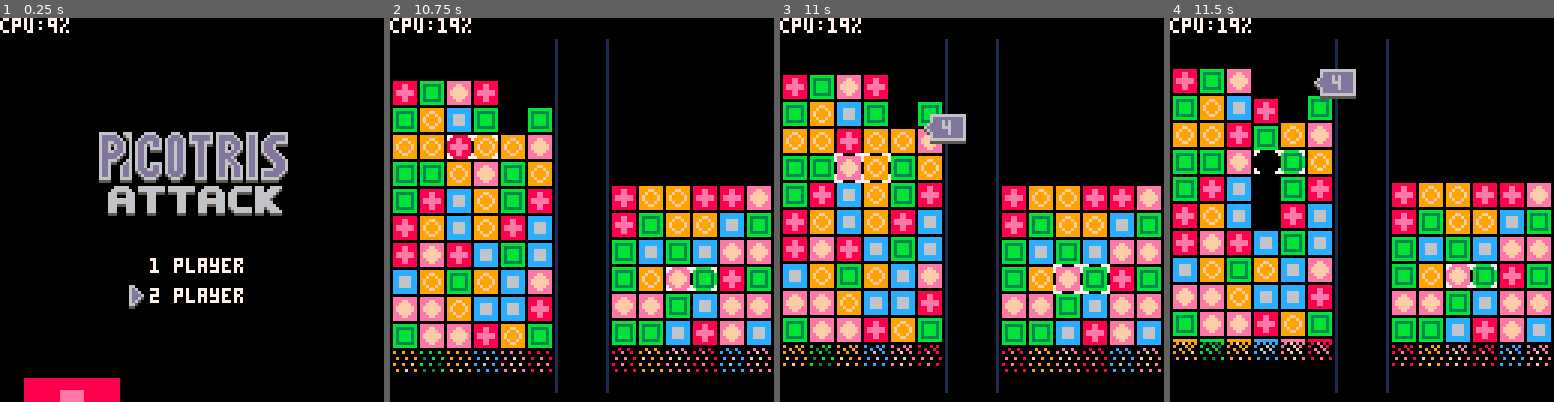
Above: before the commit, frames 1-4 (left to right).
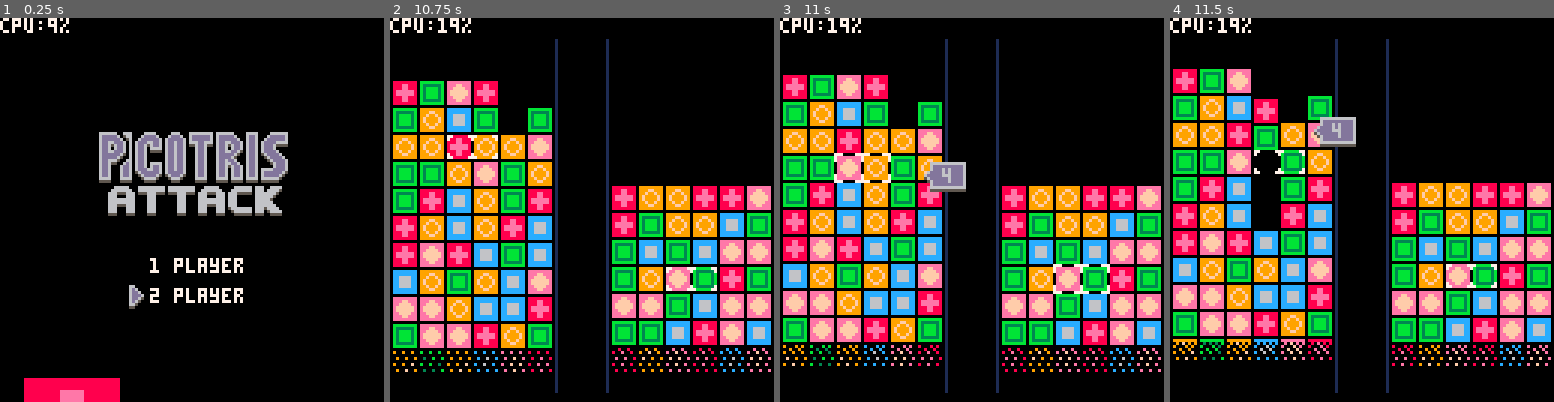
Above: after the commit, the same moments.

Repository: stevelavietes/pico8carts
Game: PICO-8 cartridge pa.p8
Two runs of this game, one before a commit and one after it. Both use one fixed random seed, a clock stepped at 60 frames per second and the inputs below.
Inputs:
- Up to frame 1 (0.25 s): no input
- Up to frame 2 (10.75 s): tap X (X key) at 0.33, 1.07, 1.85, 2.97, 4.08, 5.2, 6.32, 7.43, 8.55, 9.67 s; tap O (Z key) at 0.7, 1.7, 2.1, 2.5, 2.9, 3.3, 3.7, 4.1, 4.5, 4.9, 5.3, 5.7, 6.1, 6.5, 6.9, 7.3, 7.7, 8.1, 8.5, 8.9, 9.3, 9.7, 10.1, 10.5 s; hold Right 1.6-2.1 s; hold Up 2.15-2.42 s; hold Right 2.47-3.03 s; hold Left 3.08-3.58 s; hold Down 3.63-3.97 s; hold Right 4.02-4.68 s; hold Up 4.73-5.03 s; hold Left 5.08-5.68 s; hold Down 5.73-6.03 s; hold Right 6.08-6.58 s; hold Right 6.63-7.13 s; hold Up 7.18-7.45 s; hold Right 7.5-8.07 s; hold Left 8.12-8.62 s; hold Down 8.67-9 s; hold Right 9.05-9.72 s; hold Up 9.77-10.07 s; hold Left 10.12-10.72 s
- Up to frame 3 (11 s): hold Down from 10.77 s (still down); tap X (X key) at 10.78 s; tap O (Z key) at 10.9 s
- Up to frame 4 (11.5 s): release Down at 11.07 s; hold Right from 11.12 s (still down); tap O (Z key) at 11.3 s

Frames 1-2 are identical in both runs. In frame 3, 1.5% of the frame differs, in the area x 37-49%, y 25-46%; in frame 4, 1.5%.

Commit message:
bubbles fire from cursor y pos

Diff:
--- a/pa.p8
+++ b/pa.p8
@@ -405,7 +405,7 @@
    sx+=b.w*9-7
   end
   add(g.go,make_bubble(
-    sx, b.y+20, mc,f))
+    sx, b.y+b.cy*9, mc,f))
   --todo, add hold
  end
 end
